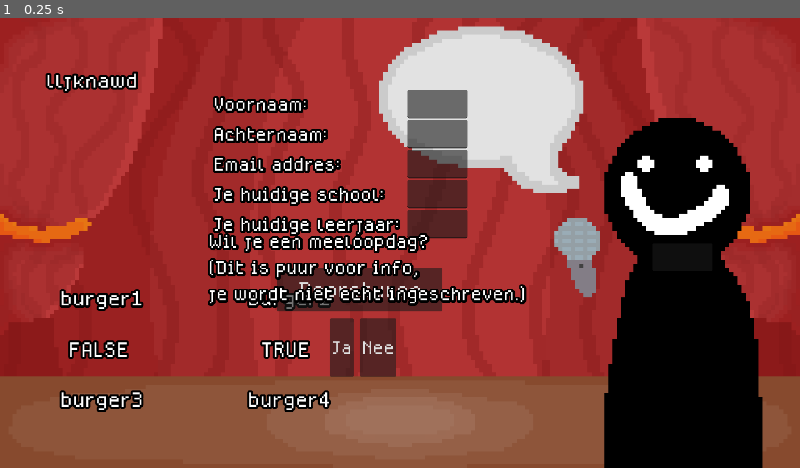
Above: before the commit, frame 1.
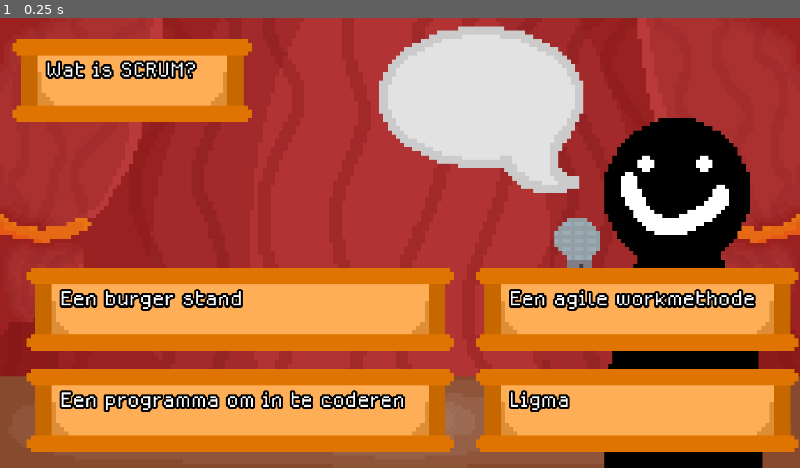
Above: after the commit, the same moment.

Repository: Cloenk/scrivia
Game: Godot game, scene res://scenes/Game/game.tscn
Same seed, same stepped clock (60 frames per second), same inputs: the game is played once before the commit and once after it.
Inputs:
- Up to frame 1 (0.25 s): no input

The runs differ from the first frame. In frame 1, 45% of the frame differs, in the area x 1-100%, y 4-97%.
Error before the commit: Parse Error: Could not parse global class "globertGame" from "res://scripts/game/game.gd". (res://scripts/global/GlobalGame.gd:3)

Commit message:
EVEN MORE QUESTION BANANZA

Diff:
--- a/resources/questions/Waar_staat_oop_voor.tres
+++ b/resources/questions/Waar_staat_oop_voor.tres
@@ -6,6 +6,7 @@
 script = ExtResource("1_ad6uy")
 question = "Waar staat OOP voor?"
 isFourAnswers = true
+pointsWorth = 25.0
 firstAnswer = "Pepernoot"
 secondAnswer = "Onder Ons Pand"
 thirdAnswer = "Object Orientated Programming"
--- a/resources/questions/Welk_niveau.tres
+++ b/resources/questions/Welk_niveau.tres
@@ -5,4 +5,11 @@
 [resource]
 script = ExtResource("1_x8w7i")
 question = "Welk niveau is de opleiding?"
+isFourAnswers = true
+firstAnswer = "1"
+secondAnswer = "2"
+thirdAnswer = "3"
+fourthAnswer = "4"
+correctAnswer = 4
+correctOpenAnswer = "0"
 metadata/_custom_type_script = "uid://c7i52175ijmhh"
--- /dev/null
+++ b/resources/questions/Welke_prog_lang.tres
@@ -0,0 +1,14 @@
+[gd_resource type="Resource" script_class="Question" format=3 uid="uid://dmp1n652217p5"]
+
+[ext_resource type="Script" uid="uid://c7i52175ijmhh" path="res://scripts/questions/general_question.gd" id="1_0wlhg"]
+
+[resource]
+script = ExtResource("1_0wlhg")
+question = "Welke programmeer taal wordt er gebruikt op de opleiding?"
+isFourAnswers = true
+firstAnswer = "Java"
+secondAnswer = "C++"
+thirdAnswer = "GDScript"
+fourthAnswer = "Lua"
+correctAnswer = 1
+metadata/_custom_type_script = "uid://c7i52175ijmhh"
--- /dev/null
+++ b/resources/questions/avo_dagen.tres
@@ -0,0 +1,15 @@
+[gd_resource type="Resource" script_class="Question" format=3 uid="uid://b846nqha0sb21"]
+
+[ext_resource type="Script" uid="uid://c7i52175ijmhh" path="res://scripts/questions/general_question.gd" id="1_4xqxx"]
+
+[resource]
+script = ExtResource("1_4xqxx")
+question = "Op welke dag heb je AVO?"
+isFourAnswers = true
+pointsWorth = 35.0
+firstAnswer = "Maandag"
+secondAnswer = "Donderdag"
+thirdAnswer = "Vrijdag"
+fourthAnswer = "Zondag"
+correctAnswer = 3
+metadata/_custom_type_script = "uid://c7i52175ijmhh"
--- /dev/null
+++ b/resources/questions/cpp_main_lang.tres
@@ -0,0 +1,11 @@
+[gd_resource type="Resource" script_class="Question" format=3 uid="uid://jy2kbtt68ltj"]
+
+[ext_resource type="Script" uid="uid://c7i52175ijmhh" path="res://scripts/questions/general_question.gd" id="1_sduqq"]
+
+[resource]
+script = ExtResource("1_sduqq")
+question = "C++ is de main programming language op de opleiding"
+isTrueOrFalse = true
+pointsWorth = 20.0
+correctTOFAnswer = 1
+metadata/_custom_type_script = "uid://c7i52175ijmhh"
--- a/resources/questions/hoe_lang_duurt_de_opleiding.tres
+++ b/resources/questions/hoe_lang_duurt_de_opleiding.tres
@@ -5,6 +5,12 @@
 [resource]
 script = ExtResource("1_kva20")
 question = "Hoe lang duurt de opleiding"
-isOpenAnswer = true
-correctOpenAnswer = "4"
+isFourAnswers = true
+pointsWorth = 5.0
+firstAnswer = "4 jaar"
+secondAnswer = "2  jaar"
+thirdAnswer = "3 jaar"
+fourthAnswer = "5 jaar"
+correctAnswer = 1
+correctOpenAnswer = "0"
 metadata/_custom_type_script = "uid://c7i52175ijmhh"
--- a/resources/questions/hou_je_van_eenden.tres
+++ b/resources/questions/hou_je_van_eenden.tres
@@ -4,6 +4,6 @@
 
 [resource]
 script = ExtResource("1_lqtrd")
-question = "Hou je van eenden?"
+question = "Rubberen eend??"
 isTrueOrFalse = true
 metadata/_custom_type_script = "uid://c7i52175ijmhh"
--- /dev/null
+++ b/resources/questions/what_is_a_frameworl.tres
@@ -0,0 +1,10 @@
+[gd_resource type="Resource" script_class="Question" format=3 uid="uid://c21oowkvrvbsd"]
+
+[ext_resource type="Script" uid="uid://c7i52175ijmhh" path="res://scripts/questions/general_question.gd" id="1_kde8n"]
+
+[resource]
+script = ExtResource("1_kde8n")
+question = "Een framework is een stijl van coden"
+isTrueOrFalse = true
+correctTOFAnswer = 1
+metadata/_custom_type_script = "uid://c7i52175ijmhh"
--- a/scenes/Game/game.tscn
+++ b/scenes/Game/game.tscn
@@ -16,7 +16,7 @@
 
 [node name="Game" type="Node2D" unique_id=472047127]
 script = ExtResource("1_54y65")
-maxQuestions = 5
+maxQuestions = 10
 
 [node name="Visuals" type="Node2D" parent="." unique_id=1858874079]
 
@@ -52,6 +52,7 @@
 
 [node name="LeaderBoard" parent="CanvasLayer" unique_id=776589843 instance=ExtResource("8_1p5ji")]
 visible = false
+
 [node name="Form" type="Node2D" parent="." unique_id=625509564]
 
 [node name="VBoxContainer" type="GridContainer" parent="Form" unique_id=1907463057]
--- a/scenes/Game/question_display.tscn
+++ b/scenes/Game/question_display.tscn
@@ -2,38 +2,17 @@
 
 [ext_resource type="Script" uid="uid://cgslc4cey4td5" path="res://scripts/game/question_display.gd" id="1_hu4h3"]
 [ext_resource type="Script" uid="uid://c7i52175ijmhh" path="res://scripts/questions/general_question.gd" id="2_5mnri"]
+[ext_resource type="Resource" uid="uid://jy2kbtt68ltj" path="res://resources/questions/cpp_main_lang.tres" id="3_hhtqe"]
 [ext_resource type="FontFile" uid="uid://bbv5lwyu2bjir" path="res://assets/Fonts/MedodicaRegular.otf" id="4_5mnri"]
+[ext_resource type="Resource" uid="uid://clbbpyec6etce" path="res://resources/questions/hoe_lang_duurt_de_opleiding.tres" id="4_u1r8d"]
+[ext_resource type="Resource" uid="uid://b0jpstx0yeefl" path="res://resources/questions/hou_je_van_eenden.tres" id="5_3r33o"]
 [ext_resource type="Script" uid="uid://duqbeoyrldq87" path="res://scripts/game/labelButton.gd" id="5_krmh0"]
-
-[sub_resource type="Resource" id="Resource_krmh0"]
-script = ExtResource("2_5mnri")
-question = "Is scrum fun?"
-isTrueOrFalse = true
-correctTOFAnswer = 1
-metadata/_custom_type_script = "uid://c7i52175ijmhh"
-
-[sub_resource type="Resource" id="Resource_hfsmb"]
-script = ExtResource("2_5mnri")
-question = "What is SCRUM?"
-isFourAnswers = true
-firstAnswer = "yes"
-secondAnswer = "no"
-thirdAnswer = "bram"
-fourthAnswer = "agile"
-correctAnswer = 4
-metadata/_custom_type_script = "uid://c7i52175ijmhh"
-
-[sub_resource type="Resource" id="Resource_o5no5"]
-script = ExtResource("2_5mnri")
-question = "burger??????????????????"
-isFourAnswers = true
-pointsWorth = 1.0
-firstAnswer = "BURGER YUMMY :D"
-secondAnswer = "BURGER NO YUMMY :("
-thirdAnswer = "fog"
-fourthAnswer = "its better to cum in the sink then to sink in the cum"
-correctAnswer = 4
-metadata/_custom_type_script = "uid://c7i52175ijmhh"
+[ext_resource type="Resource" uid="uid://bgcvpyjojf4rb" path="res://resources/questions/Waar_staat_oop_voor.tres" id="6_e16fm"]
+[ext_resource type="Resource" uid="uid://kt417a2g7y80" path="res://resources/questions/wat_is_scrum.tres" id="7_4ramy"]
+[ext_resource type="Resource" uid="uid://dll6ujcccigbq" path="res://resources/questions/Welk_niveau.tres" id="8_4fdyi"]
+[ext_resource type="Resource" uid="uid://b846nqha0sb21" path="res://resources/questions/avo_dagen.tres" id="9_e16fm"]
+[ext_resource type="Resource" uid="uid://dmp1n652217p5" path="res://resources/questions/Welke_prog_lang.tres" id="10_4ramy"]
+[ext_resource type="Resource" uid="uid://c21oowkvrvbsd" path="res://resources/questions/what_is_a_frameworl.tres" id="11_4fdyi"]
 
 [sub_resource type="LabelSettings" id="LabelSettings_krmh0"]
 font = ExtResource("4_5mnri")
@@ -43,7 +22,7 @@
 
 [node name="QuestionDisplay" type="Node2D" unique_id=2084494044]
 script = ExtResource("1_hu4h3")
-questions = Array[ExtResource("2_5mnri")]([SubResource("Resource_krmh0"), SubResource("Resource_hfsmb"), SubResource("Resource_o5no5")])
+questions = Array[ExtResource("2_5mnri")]([ExtResource("3_hhtqe"), ExtResource("4_u1r8d"), ExtResource("5_3r33o"), ExtResource("6_e16fm"), ExtResource("7_4ramy"), ExtResource("8_4fdyi"), ExtResource("9_e16fm"), ExtResource("10_4ramy"), ExtResource("11_4fdyi")])
 
 [node name="BoxContainer" type="Node2D" parent="." unique_id=747140308]
 
--- a/scripts/game/game.gd
+++ b/scripts/game/game.gd
@@ -12,8 +12,6 @@
 
 @onready var form: Node2D = $Form
 
-@onready var question_display: Node2D = $QuestionDisplay
-@onready var wil_je_: Label = $"Form/wil je?"
 @onready var wil_je_een_meeloopdag_: HBoxContainer = $"Form/Wil je een meeloopdag?"
 
 # keeps track of how many points the player has as a floating woating bubble
Not shown: 1 places in scenes/Game/game.tscn that only renumber resources
